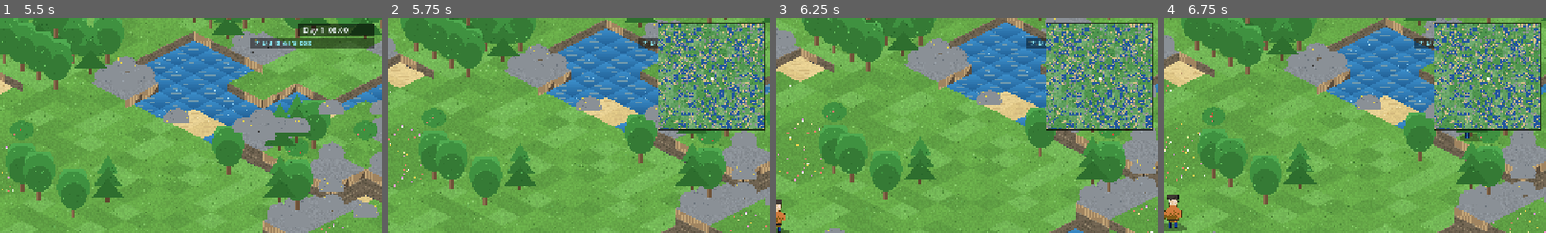
Above: before the commit, frames 1-4 (left to right).
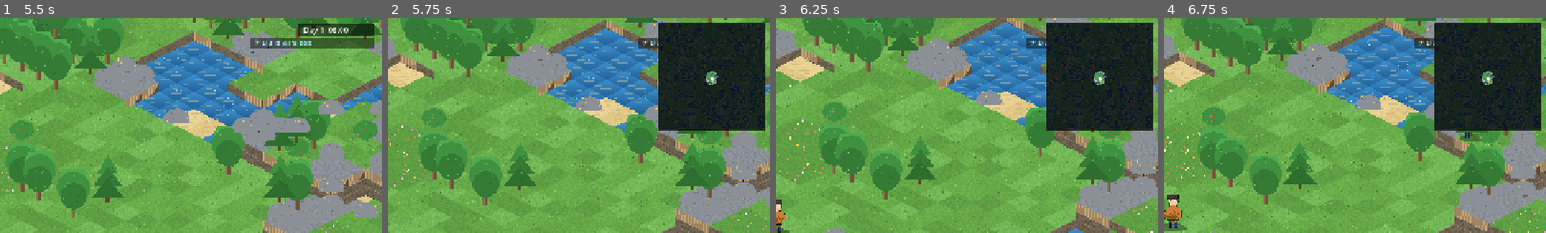
Above: after the commit, the same moments.

Repository: biggameking/PLG
Game: Godot game, scene res://scenes/main.tscn
The game is run twice, just before and just after one commit, with the same random seed, the same clock (stepped at 60 frames per second) and the same inputs.
Inputs (mouse positions are % of the whole screen's width and height, from its top left):
- Up to frame 1 (5.5 s): tap Enter at 0.5, 5 s; move the mouse to (72, 45) at 0.52 s; hold D (move_right) 0.53-1.25 s; hold R (ride) 0.53-1.25 s; click (72, 45) at 0.67 s; drag from (30, 55) to (45, 70) at 1.27 s; move the mouse to (60, 28) at 2.02 s; hold D (move_right) 2.03-2.75 s; hold B (build) 2.03-2.75 s; tap R (ride) at 2.3, 3.8, 5.3 s; drag from (45, 70) to (20, 35) at 2.77 s; tap Space (dodge) at 3.5 s; move the mouse to (80, 65) at 3.52 s; hold A (move_left) 3.53-4.25 s; hold X (demolish) 3.53-4.25 s; tap F4 (load_save) at 4.15 s; drag from (20, 35) to (35, 25) at 4.27 s; move the mouse to (55, 50) at 5.02 s; hold S (move_down) from 5.03 s (still down); hold Space (dodge) from 5.03 s (still down); click (55, 50) at 5.17 s
- Up to frame 2 (5.75 s): keep holding S (move_down); keep holding Space (dodge); tap M (map) at 5.65 s
- Up to frame 3 (6.25 s): release S (move_down) at 5.75 s; release Space (dodge) at 5.75 s; drag from (35, 25) to (30, 55) at 5.77 s
- Up to frame 4 (6.75 s): move the mouse to (72, 45) at 6.52 s; hold W (move_up) from 6.53 s (still down); hold E (interact) from 6.53 s (still down)
The pictures show only the part of the screen within x 50-100%, y 0-50%; the shares and areas given below are measured in that part.

Frame 1 is identical in both runs. In frame 2, 13% of the frame differs, in the area x 70-99%, y 2-52%; in frame 3, 13%; in frame 4, 13%.

Commit message:
Fog of war: the minimap only shows where you've actually walked
Palworld's map is earned — a 48KB explored-grid fills in a 12-cell
sight radius around the player, ticking twice a second. The minimap
draws a dark alpha layer over unexplored terrain and rebakes at most
twice a second while open. Explored state persists through save/load
and resets with the world.

Generated with [Devin](https://devin.ai)

Co-Authored-By: Devin <158243242+devin-ai-integration[bot]@users.noreply.github.com>

Diff:
--- a/src/game.gd
+++ b/src/game.gd
@@ -606,6 +606,8 @@
 var dex_t := 0.0
 var weather := "clear"  # "clear" | "rain" | "storm" — rolls every couple of game hours
 var weather_t := 0.0
+var explored := PackedByteArray() # fog of war — one byte per world cell
+var reveal_t := 0.0               # throttle: sight updates twice a second
 
 func total_catches() -> int:
 	var n := 0
@@ -647,6 +649,16 @@
 		log_msg("PALDECK: %d species caught! +%d tech" % [catch_counts.size(), (tier - dex_claimed) * 2])
 		floater(player.pos, "PALDECK MILESTONE", "#c08cff")
 		dex_claimed = tier
+
+func reveal_at(c: Vector2, r: float) -> void:
+	# Palworld fog of war: walking peels the dark back a sight-radius at a time
+	if explored.size() != world.WORLD_W * world.WORLD_H:
+		explored.resize(world.WORLD_W * world.WORLD_H)
+	var cx := int(c.x); var cy := int(c.y); var ri := int(ceil(r))
+	for y in range(maxi(0, cy - ri), mini(world.WORLD_H - 1, cy + ri) + 1):
+		for x in range(maxi(0, cx - ri), mini(world.WORLD_W - 1, cx + ri) + 1):
+			if Vector2(x - cx, y - cy).length() <= r:
+				explored[y * world.WORLD_W + x] = 1
 
 func tick_weather(dt: float) -> void:
 	# two-state sky, ~half a game day per roll — rain waters the fields
@@ -1228,6 +1240,10 @@
 	tick_crafts(dt)
 	tick_assign(dt)
 	tick_missions(dt)
+	reveal_t += dt # fog of war: sight peels twice a second, wherever you stand
+	if reveal_t >= 0.5:
+		reveal_t = 0.0
+		reveal_at(player.pos, 12.0)
 	tick_dex(dt)
 	tick_weather(dt)
 	update_projectiles(dt)
@@ -2556,6 +2572,7 @@
 		"missions": mission_idx, "mflags": mission_flags,
 		"dex_seen": dex_seen.keys(), "dex_claimed": dex_claimed,
 		"weather": weather, "wthr_t": weather_t, "wmode": work_mode, "blev": base_level,
+		"explored": explored,
 		"player": {"pos": [player.pos.x, player.pos.y], "hp": player.hp,
 			"hunger": player.hunger, "stamina": player.stamina,
 			"level": player.level, "xp": player.xp, "cap_lv": player.capture_level,
@@ -2656,6 +2673,11 @@
 	dex_claimed = clampi(int(d.get("dex_claimed", 0)), 0, 64)
 	weather = str(d.get("weather", "clear")) if str(d.get("weather", "clear")) in ["clear", "rain", "storm"] else "clear"
 	weather_t = clampf(float(d.get("wthr_t", 0.0)), 0.0, 120.0)
+	var ex = d.get("explored", null) # fog of war rides the save — or starts dark
+	if ex is PackedByteArray and ex.size() == world.WORLD_W * world.WORLD_H:
+		explored = ex
+	else:
+		explored.clear(); explored.resize(world.WORLD_W * world.WORLD_H)
 	work_mode = clampi(int(d.get("wmode", 1)), 0, WORK_MODES.size() - 1)
 	base_level = clampi(int(d.get("blev", 1)), 1, BASE_LEVEL_MAX) # foreign save can't over-level the base
 	mission_idx = clampi(int(d.get("missions", 0)), 0, MISSIONS.size())
@@ -3534,6 +3556,8 @@
 	dex_claimed = 0 # a fresh world hasn't proven its ecology yet
 	weather = "clear"
 	weather_t = 0.0
+	explored.clear() # a fresh world is unexplored from edge to edge
+	explored.resize(world.WORLD_W * world.WORLD_H)
 	work_mode = 1
 	mission_t = 0.0
 	stat_pts = 0 # level bank restarts with a new character
--- a/src/hud.gd
+++ b/src/hud.gd
@@ -13,6 +13,9 @@
 
 var map_img: Image = null
 var map_tex: ImageTexture = null # cached — was rebuilt every frame the map was open
+var fog_img: Image = null        # Palworld fog of war — dark where unexplored
+var fog_tex: ImageTexture = null
+var fog_t := 0.0                 # rebake throttle while the map is open
 var map_show := false
 
 func bake_minimap() -> void:
@@ -32,6 +35,21 @@
 			map_img.set_pixel(x, y, c)
 
 	map_tex = ImageTexture.create_from_image(map_img)
+	bake_fog()
+
+func bake_fog() -> void:
+	# Palworld fog: one alpha layer over the baked terrain — dark until walked
+	var W := game.world
+	if fog_img == null or fog_img.get_width() != W.WORLD_W:
+		fog_img = Image.create(W.WORLD_W, W.WORLD_H, false, Image.FORMAT_RGBA8)
+	fog_img.fill(Color(0.015, 0.025, 0.05, 0.8))
+	var i := 0
+	for y in W.WORLD_H:
+		for x in W.WORLD_W:
+			if i < game.explored.size() and game.explored[i] != 0:
+				fog_img.set_pixel(x, y, Color(0, 0, 0, 0))
+			i += 1
+	fog_tex = ImageTexture.create_from_image(fog_img)
 func _ready() -> void:
 	set_anchors_preset(Control.PRESET_FULL_RECT)
 	mouse_filter = Control.MOUSE_FILTER_IGNORE
@@ -533,6 +551,12 @@
 		draw_rect(mr.grow(2), Color(0, 0, 0, 0.7))
 		if map_tex != null:
 			draw_texture_rect(map_tex, mr, false)
+		fog_t -= 0.016 # draw runs per-frame; rebake the fog ~2x a second
+		if fog_t <= 0.0:
+			fog_t = 0.5
+			bake_fog()
+		if fog_tex != null:
+			draw_texture_rect(fog_tex, mr, false)
 		var plp := game.player.pos
 		var pp := mr.position + Vector2(plp.x / game.world.WORLD_W * ms, plp.y / game.world.WORLD_H * ms)
 		draw_rect(Rect2(pp - Vector2(2, 2), Vector2(4, 4)), Color.WHITE)
--- a/tools/smoke_test.gd
+++ b/tools/smoke_test.gd
@@ -2160,6 +2160,16 @@
 	for kk11 in game.structures:
 		if game.structures[kk11] not in st_before:
 			st_before.append(game.structures[kk11])
+	# fog of war: sight peels the map back and the save keeps the peel
+	var ex_ct := 0
+	for b in game.explored:
+		if b != 0: ex_ct += 1
+	game.reveal_at(p.pos + Vector2(15, 0), 10.0)
+	var ex_ct2 := 0
+	for b in game.explored:
+		if b != 0: ex_ct2 += 1
+	check("exploring reveals map", ex_ct2 > ex_ct, "%d->%d" % [ex_ct, ex_ct2])
+	game.explored[123] = 1
 	game.save_game()
 	# mutate state then reload
 	for q in game.pals:
@@ -2167,6 +2177,8 @@
 	if chest2:
 		chest2["store"].clear()
 	var ok_load := game.load_game()
+	check("fog survives reload", game.explored.size() == game.world.WORLD_W * game.world.WORLD_H
+		and game.explored[123] == 1, "size=%d cell=%d" % [game.explored.size(), game.explored[123]])
 	var re_pal: Pal = null
 	if sv_idx >= 0 and sv_idx < game.pals.size():
 		re_pal = game.pals[sv_idx]
